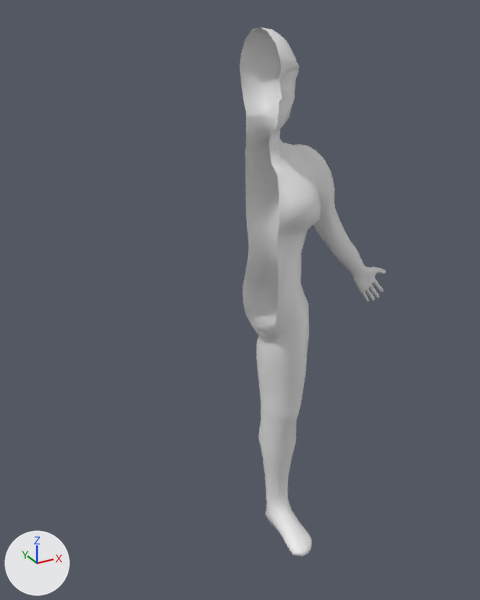
An edit to the glTF model assets/models/person.glb, drawn before and after from the same camera.
Camera for both pictures: a camera (50 mm lens) standing at (-9.29, -15.78, 1.53) and looking at (-0.54, 0.13, -6.43). Every picture has the same lights, and +X, +Y and +Z are marked at lower left.

In view in the first picture: 'Roundcube'.
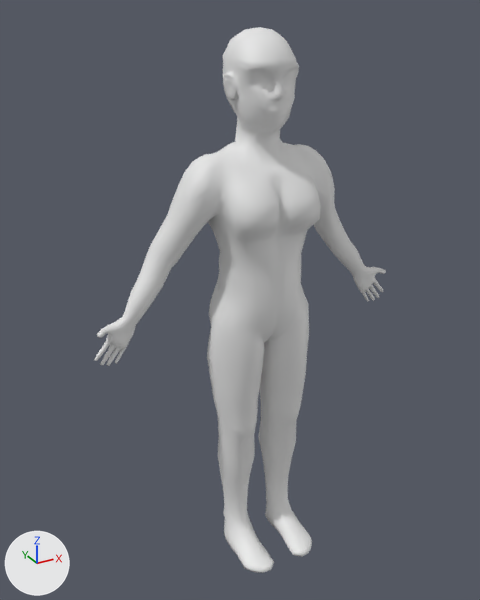
Where the change shows, as pixel boxes (x1, y1, x2, y2) in the pictures (480 x 600 px):
'Roundcube', reshaped (99% wider): before (240, 27, 386, 557); after (94, 27, 386, 573)
part 1 of me_roundcube, added: after (94, 27, 282, 573)

Patch to the scene script:
```diff
--- a/assets/models/person.glb.py
+++ b/assets/models/person.glb.py
@@ me_roundcube @@
 # used by ob_roundcube; location = (0.0, 0.0, 0.0)
-me_roundcube.from_pydata(...)  # 1339 vertices, 2605 faces; spans x 0.0..5.1, y -2.1..1.2, z -15.1..1.1
+me_roundcube.from_pydata(...)  # 2606 vertices, 5209 faces; spans x -5.1..5.1, y -2.1..1.2, z -15.1..1.1
+# me_roundcube part 1: 1267 vertices added at x -5.1..0.0, y -2.1..1.2, z -15.1..1.0
```
